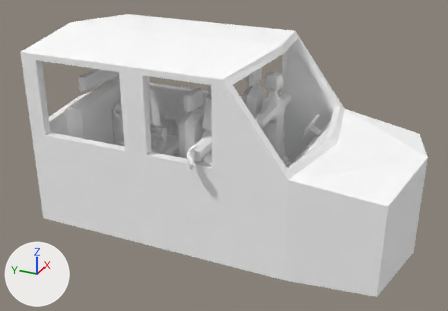
Before and after pictures for a commit that changed the Blender file Assets/_Models/Car.blend.
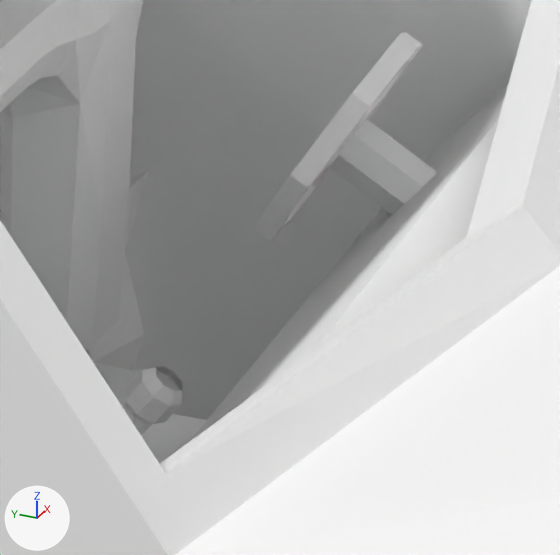
There are two pictures of each version: one whole from a 50 mm lens placed at (-5.72, -2.994, 2.554), pointed at (-0.139, -0.483, -0.236), one close up on the part from 60% to 75% of the width and 35% to 58% of the height. The axes (+X, +Y, +Z) are drawn at lower left. The lights are the same throughout.

In view in the first close-up: 'Car', 'Dad'.
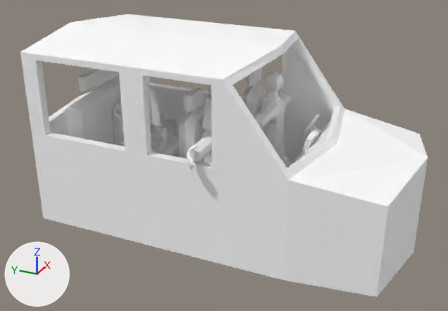
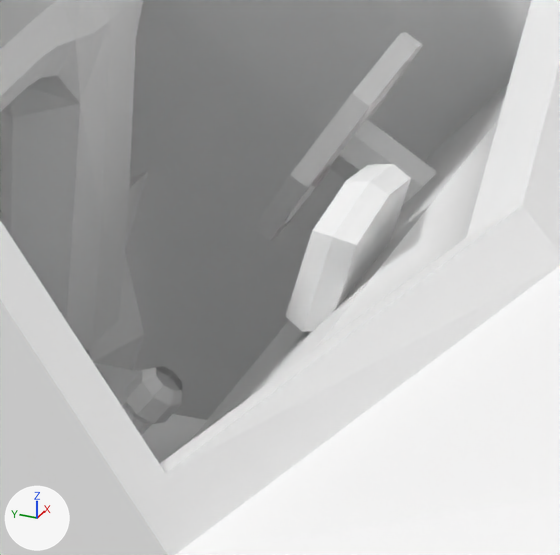
Changed parts and their boxes (x1, y1, x2, y2) in the close-ups (560 x 555 px):
part 1 of me_cube, added: after (285, 164, 411, 332)

Edits to the bpy script that builds the scene:
```text
Change me_cube:
    used by ob_car; location = (0.0, 0.0, 0.0)
    remove me_cube.from_pydata(...)  # 852 vertices, 771 faces; spans x -1.0..1.0, y -2.55..1.49, z -1.0..1.0
    add me_cube.from_pydata(...)  # 882 vertices, 799 faces; spans x -1.0..1.0, y -2.55..1.49, z -1.0..1.0
    me_cube part 1: a new loose piece of 30 vertices spanning x -0.13..0.13, y -1.45..-1.35, z -0.05..0.14, in mat_carmat (its picture is missing)
```
